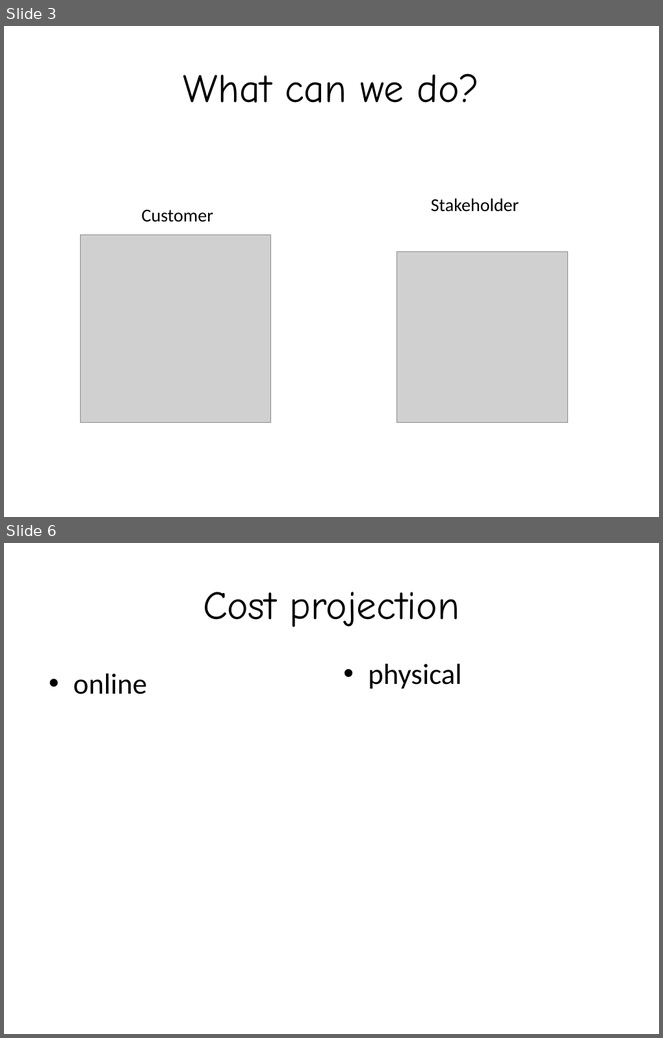
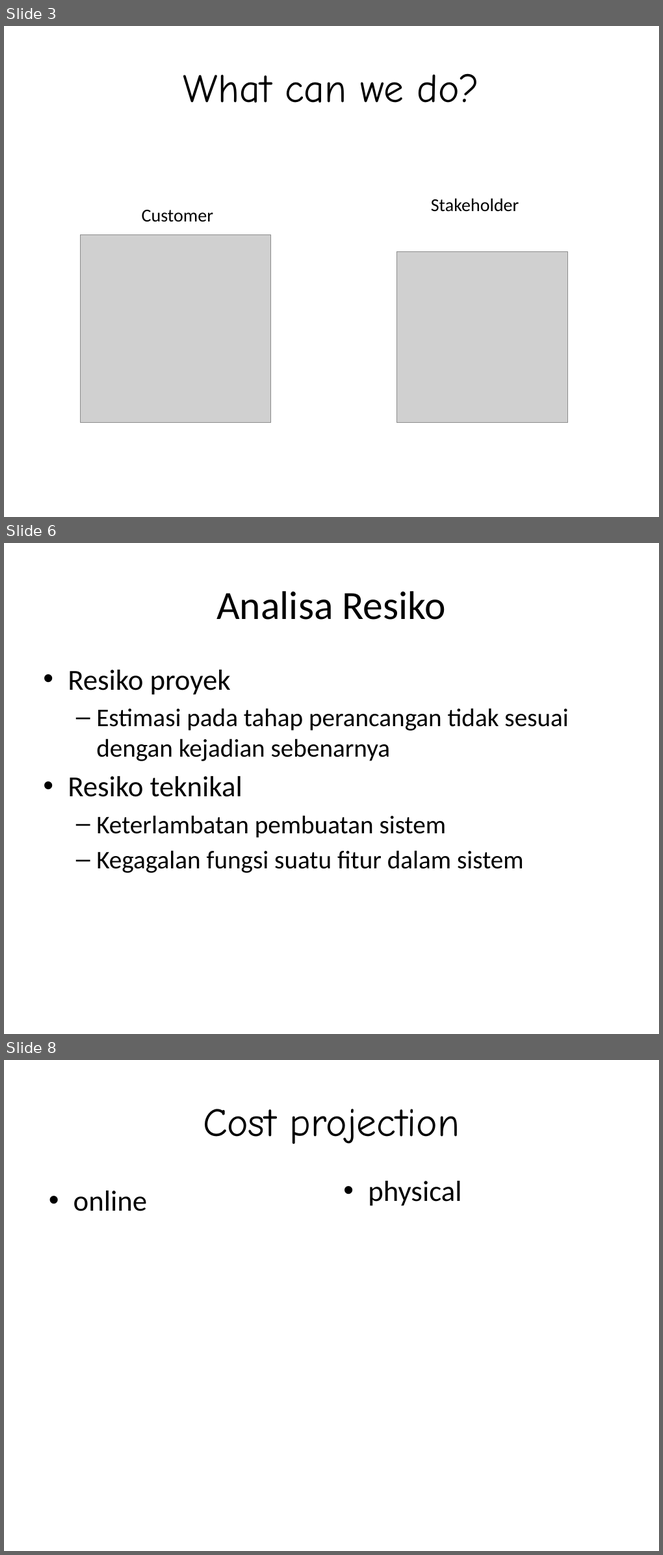
Before and after one commit to panduwcksn/MPPL-D-E08-Elmart, a slide deck: Draft PPT MPPL E.pptx. Shown one above the other, each under a label of ours: slides 3 and 6 before the commit, slides 3, 6 and 8 after it; the slides between them are not shown. The pictures are 663x1038 and 663x1555 pixels, drawn with LibreOffice and Linux fonts; fonts in the diff are those of the drawing; grey boxes stand for pictures; background and template pictures are left out. Boxes give left, top, right and bottom in pixels: in the first picture for what was removed or moved away, otherwise in the second. Text is boxed around its words. In the diff, an @@ line names an element or a change of style, - is before the commit and + after.

```diff
--- a/Draft PPT MPPL E.pptx
+++ b/Draft PPT MPPL E.pptx
@@ slide 6 added at [4, 543, 659, 1034], background picture (left out) @@
@@ title added at [217, 591, 447, 620], 44 pt, text #000000 @@
+Analisa Resiko
@@ text added at [68, 670, 568, 873], 28 pt, text #000000 @@
+• Resiko proyek
+  – Estimasi pada tahap perancangan tidak sesuai dengan kejadian sebenarnya
+• Resiko teknikal
+  – Keterlambatan pembuatan sistem
+  – Kegagalan fungsi suatu fitur dalam sistem
@@ what was slide 6 is now slide 8 @@
```
Also in this commit, not shown: 4 slides changed, 3 other slides added, 1 other file.
